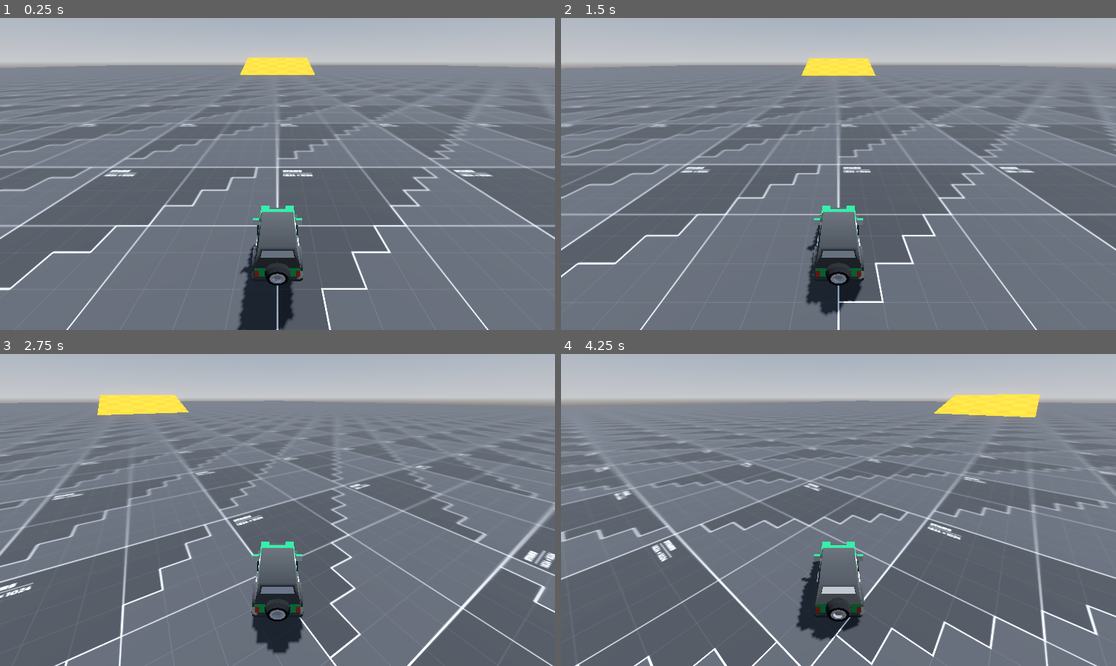
Above: before the commit, frames 1-4 (two rows, left to right).
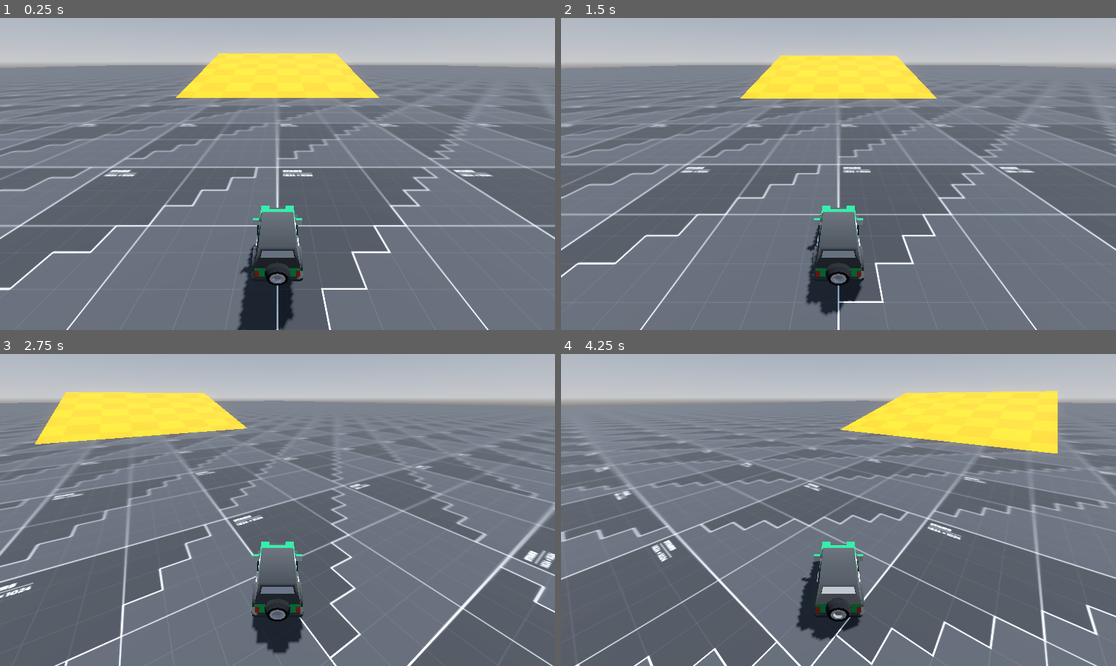
Above: after the commit, the same moments.

Repository: stmSi/arcade-vehicle
Game: Godot game, scene res://src/TestScenes/single_drive_level.tscn
The game is run twice, just before and just after one commit, with the same random seed, the same clock (stepped at 60 frames per second) and the same inputs.
Inputs:
- Up to frame 1 (0.25 s): no input
- Up to frame 2 (1.5 s): hold D (steer_right) 0.53-1.28 s; hold Space (break) 0.53-1.28 s; hold S (back) from 1.28 s (still down); tap Space (break) at 1.35 s
- Up to frame 3 (2.75 s): release S (back) at 2.03 s; hold D (steer_right) from 2.03 s (still down); hold Space (break) from 2.03 s (still down)
- Up to frame 4 (4.25 s): release D (steer_right) at 2.78 s; release Space (break) at 2.78 s; hold W (accelerate) 2.78-3.53 s; tap Space (break) at 2.85 s; hold A (steer_left) from 3.53 s (still down); hold Space (break) from 3.53 s (still down)

The runs differ from the first frame. In frame 1, 3.4% of the frame differs, in the area x 31-69%, y 11-26%; in frame 2, 3.2%; in frame 3, 3.6%; in frame 4, 4.4%, in the area x 50-90%, y 11-32%.

Commit message:
added screenshot

Diff:
--- a/src/TestScenes/single_drive_level.tscn
+++ b/src/TestScenes/single_drive_level.tscn
@@ -15,7 +15,10 @@
 background_mode = 2
 sky = SubResource("Sky_8365d")
 tonemap_mode = 2
+ssao_enabled = true
+sdfgi_enabled = true
 glow_enabled = true
+volumetric_fog_enabled = true
 
 [node name="SingleDriveLevel" type="Node3D"]
 
@@ -36,7 +39,7 @@
 material = ExtResource("1_hsisl")
 
 [node name="CSGBox3D2" type="CSGBox3D" parent="CSGCombiner3D"]
-transform = Transform3D(1, 0, 0, 0, 0.976304, -0.216406, 0, 0.216406, 0.976304, 0, 2.9503, -88.6153)
+transform = Transform3D(1, 0, 0, 0, 0.976304, -0.216406, 0, 0.216406, 0.976304, 0, 2.9503, -32.6153)
 size = Vector3(28.7742, 0.002, 34.108)
 material = ExtResource("2_tlmju")
 
Binary file added: ScreenShots/ScreenShots.png
Not shown, added: ScreenShots/ScreenShots.png.import
Not shown, changed: README.md
